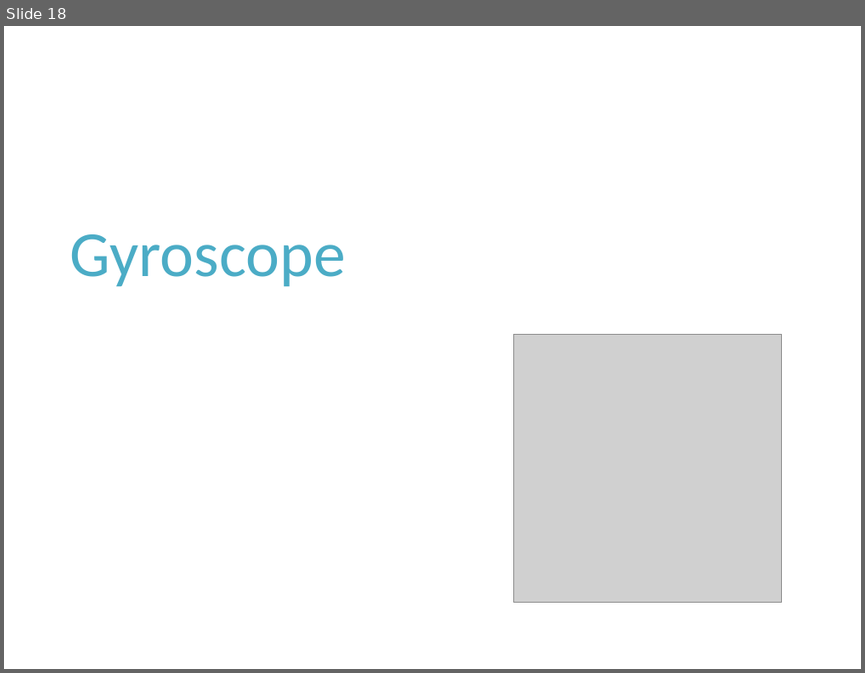
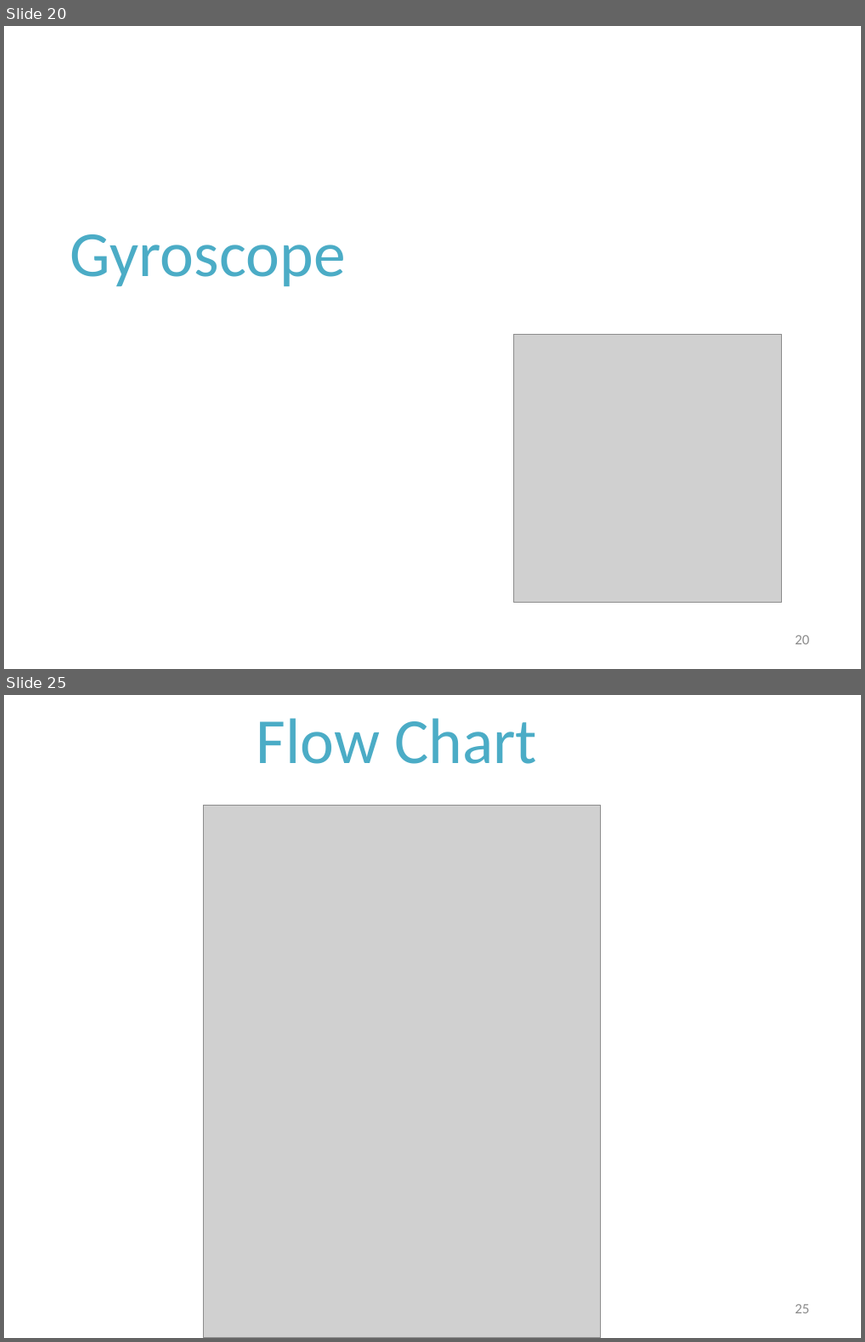
Before and after one commit to chiranthan/AugmentMe, a slide deck: Project FindMe - The whole Idea.pptx. Shown one above the other, each under a label of ours: slide 18 before the commit, slides 20 and 25 after it; the slides between them are not shown. The pictures are 865x673 and 865x1342 pixels, drawn with LibreOffice and Linux fonts; fonts in the diff are those of the drawing; grey boxes stand for pictures. Boxes give left, top, right and bottom in pixels: in the first picture for what was removed or moved away, otherwise in the second. Text is boxed around its words. In the diff, an @@ line names an element or a change of style, - is before the commit and + after.

Commit message:
Added screenshots to docx and changes in PPT

```diff
--- a/Project FindMe - The whole Idea.pptx
+++ b/Project FindMe - The whole Idea.pptx
@@ slide 25 added at [4,695,861,1338], background #FFFFFF @@
@@ text added at [256,718,537,764], 54 pt, text gradient #215968 to #4BACC6 to #93CDDD @@
+Flow Chart
@@ picture added at [203,805,601,1338] @@
@@ page number added at [794,1304,809,1313], 12 pt, text #8C8C8C @@
+25
@@ what was slide 18 is now slide 20 @@
@@ slide 20 changed as well @@
@@ page number added at [794,635,809,644], 12 pt, text #8C8C8C @@
+20
```
Also in this commit, not shown: 19 other slides changed, 9 other slides added, 1 slide removed, 1 other file.
